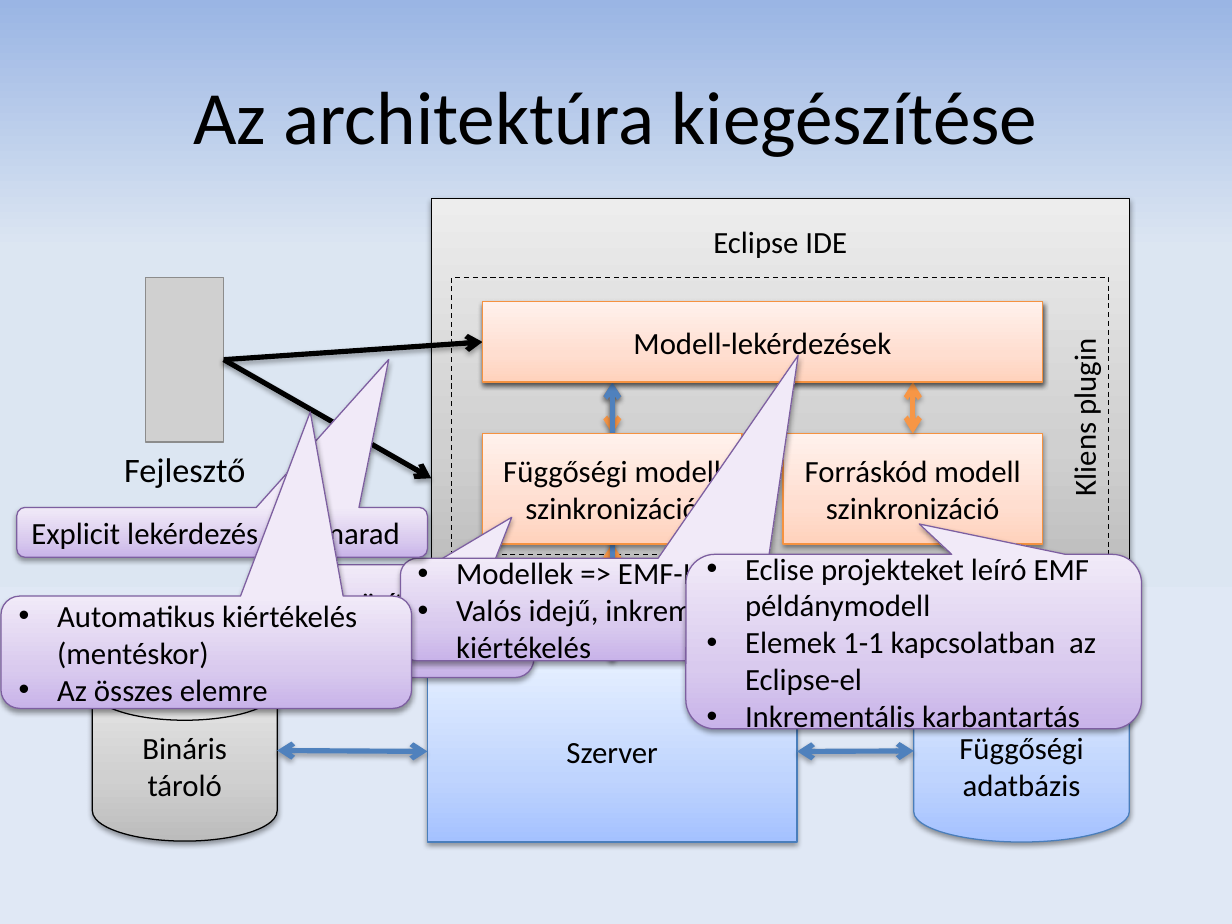
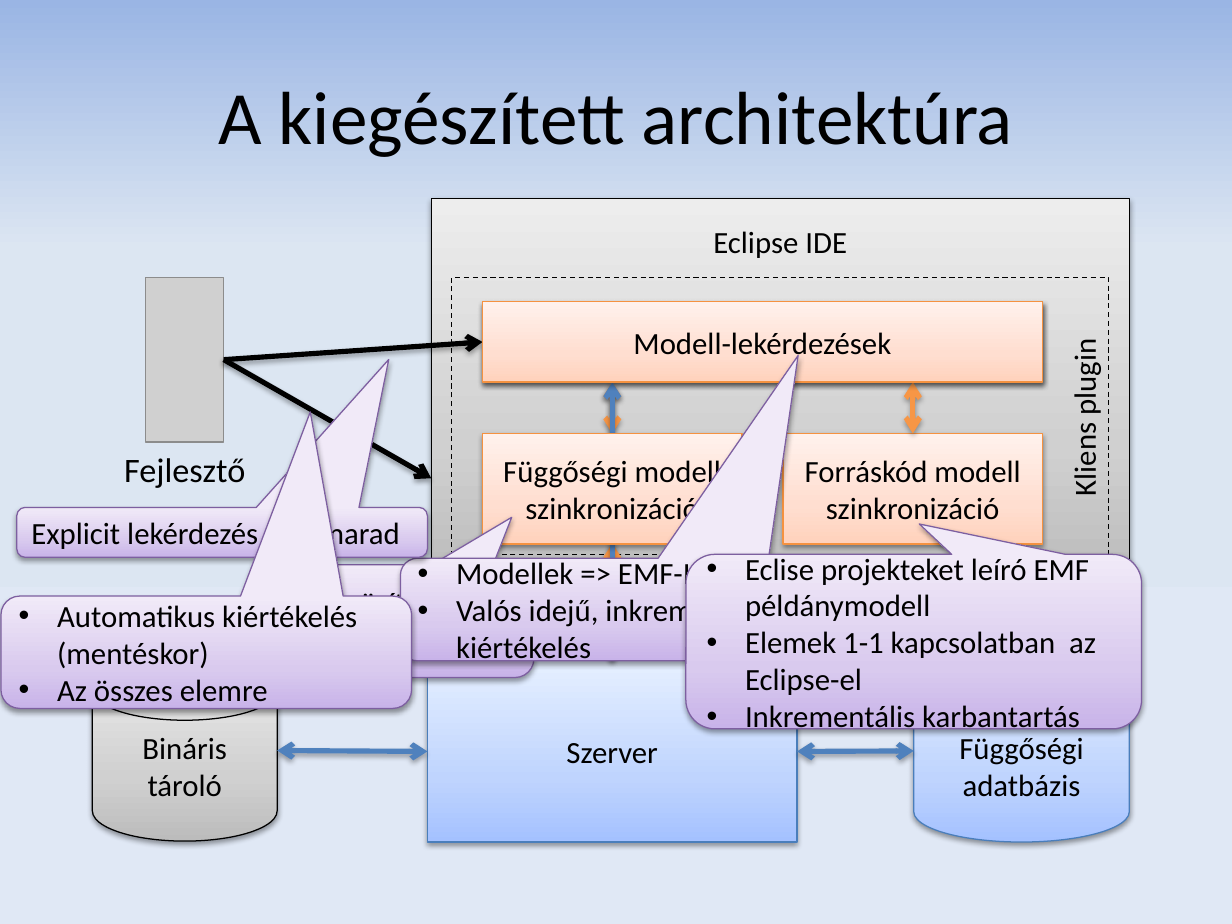
Before and after one commit to donat/incquery-deps, a slide deck: slide 11 of incquery-deps-documentation/presentation/tdk_pres_hu_v2.pptx. Drawn at 1232x924 pixels with LibreOffice and Linux fonts; fonts in the diff are those of the drawing; grey boxes stand for pictures. Boxes give left, top, right and bottom in pixels: in the first picture for what was removed or moved away, otherwise in the second. Text is boxed around its words. In the diff, an @@ line names an element or a change of style, - is before the commit and + after.

```diff
--- a/incquery-deps-documentation/presentation/tdk_pres_hu_v2.pptx
+++ b/incquery-deps-documentation/presentation/tdk_pres_hu_v2.pptx
@@ title at [218, 91, 1013, 157]: text changed @@
-Az architektúra kiegészítése
+A kiegészített architektúra
```
Also in this commit, not shown: 4 other slides changed.
